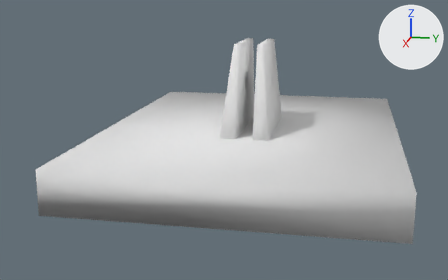
The Blender file Kriecher/Fussplatte.blend, before and after one commit.
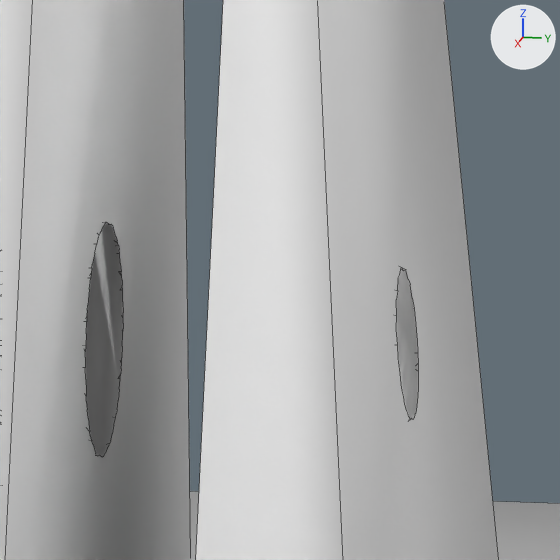
There are two pictures of each version: one whole from a camera (50 mm lens) standing at (16.12, 6.18, 4.57) and looking at (0.29, 3.01, 0.61), one close up on the part from 53% to 64% of the width and 19% to 36% of the height. The lights are fixed; the arrows at upper right show +X, +Y and +Z. The close-ups show mesh edges as thin lines.

Names of what the first close-up shows: 'Cylinder', 'Fuss'.
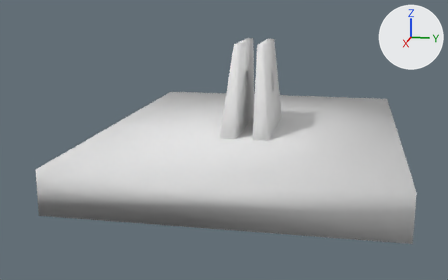
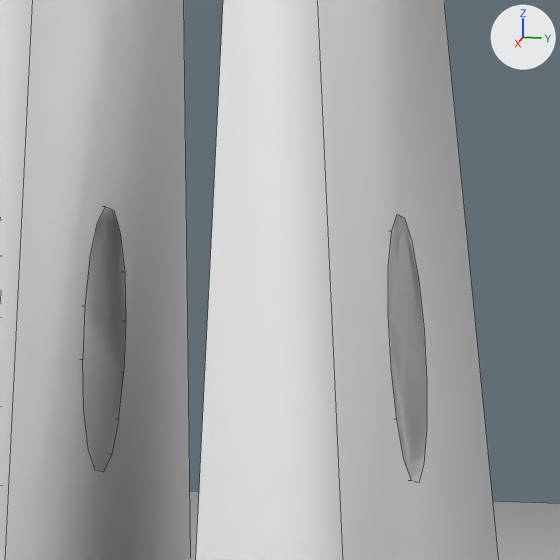
Where the change shows, as pixel boxes (x1, y1, x2, y2) in the close-ups (560 x 560 px):
'Cylinder', modifiers changed (17% taller): before (85, 222, 418, 457); after (83, 208, 427, 483)

What changed in the scene script:
```text
Change ob_cylinder:
    remove _m = ob_cylinder.modifiers.new('Subsurf', 'SUBSURF')
    remove _m.levels = 2
```
